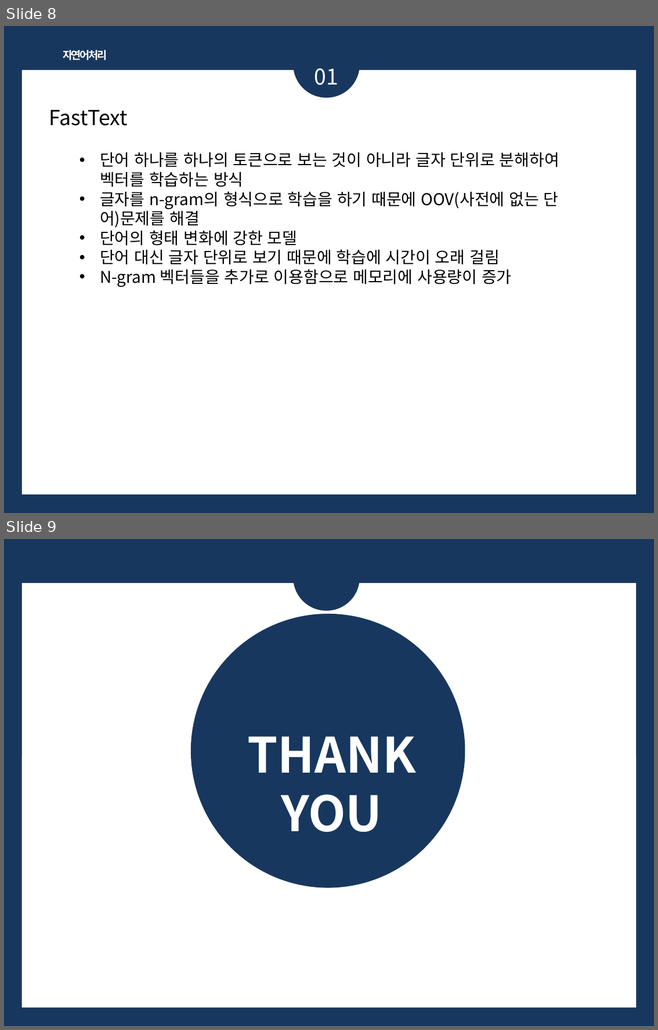
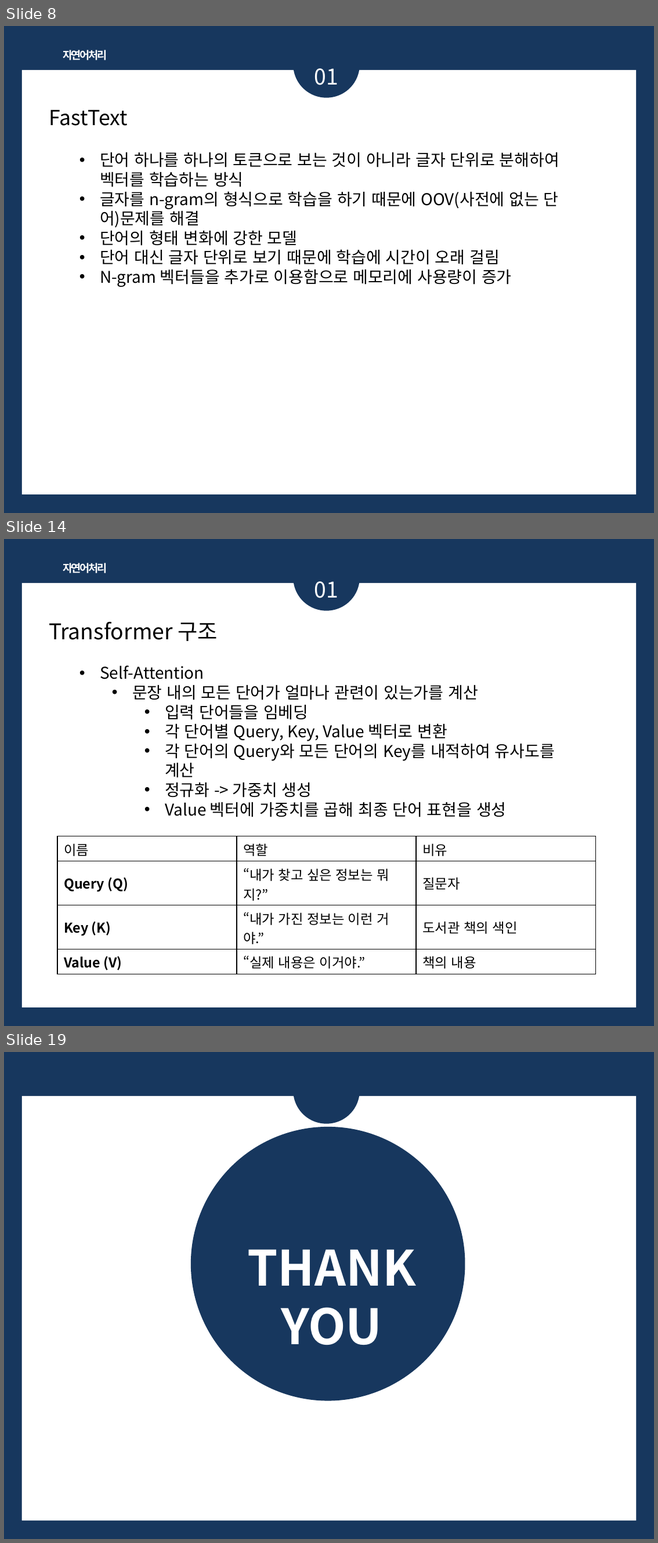
Before and after one commit to bsmoon-86/multicam_2025, a slide deck: PPT/자연어_임베딩.pptx. Shown one above the other, each under a label of ours: slides 8 and 9 before the commit, slides 8, 14 and 19 after it; the slides between them are not shown. The pictures are 658x1030 and 658x1543 pixels, drawn with LibreOffice and Linux fonts; fonts in the diff are those of the drawing. Boxes give left, top, right and bottom in pixels: in the first picture for what was removed or moved away, otherwise in the second. Text is boxed around its words. In the diff, an @@ line names an element or a change of style, - is before the commit and + after.

```diff
--- a/PPT/자연어_임베딩.pptx
+++ b/PPT/자연어_임베딩.pptx
@@ slide 14 added at [4,539,654,1026], background #17375E; not listed: 1 template element that a slide beside it also shows @@
@@ ellipse added at [293,544,360,610], fill #17375E @@
@@ text added at [63,563,107,573], 12 pt, text #FFFFFF, bold @@
+자연어처리
@@ text added at [314,581,338,598], 24 pt, text #FFFFFF @@
+01
@@ text added at [49,622,217,641], 24 pt, text #000000 @@
+Transformer 구조
@@ text added at [100,665,554,817], 18 pt, text #000000 @@
+• Self-Attention
+  • 문장 내의 모든 단어가 얼마나 관련이 있는가를 계산
+    • 입력 단어들을 임베딩
+    • 각 단어별 Query, Key, Value 벡터로 변환
+    • 각 단어의 Query와 모든 단어의 Key를 내적하여 유사도를 계산
+    • 정규화 -> 가중치 생성
+    • Value 벡터에 가중치를 곱해 최종 단어 표현을 생성
@@ table added at [57,837,595,975], 4 rows, 3 columns @@
+이름 | 역할 | 비유
+Query (Q) | “내가 찾고 싶은 정보는 뭐지?” | 질문자
+Key (K) | “내가 가진 정보는 이런 거야.” | 도서관 책의 색인
+Value (V) | “실제 내용은 이거야.” | 책의 내용
@@ what was slide 9 is now slide 19 @@
```
Also in this commit, not shown: 9 other slides added.
